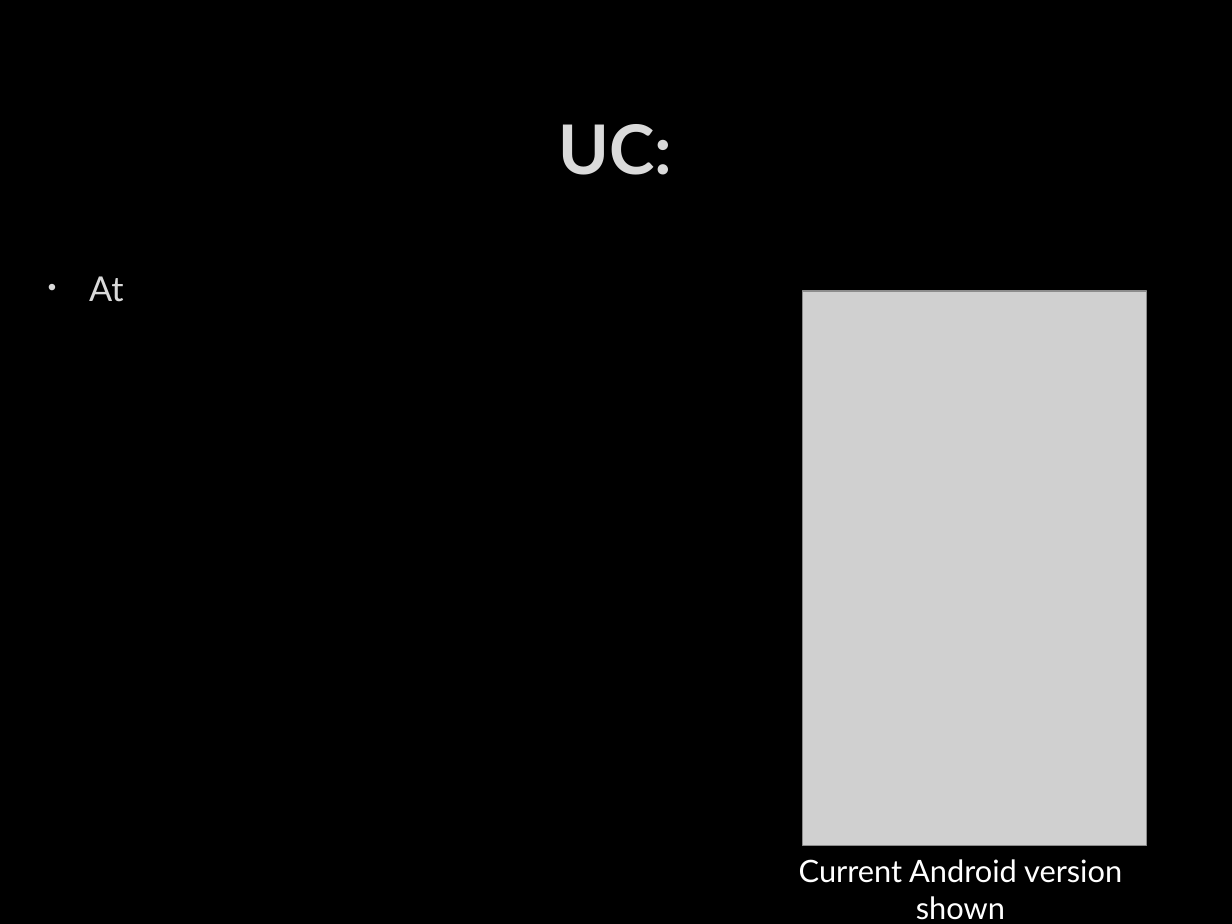
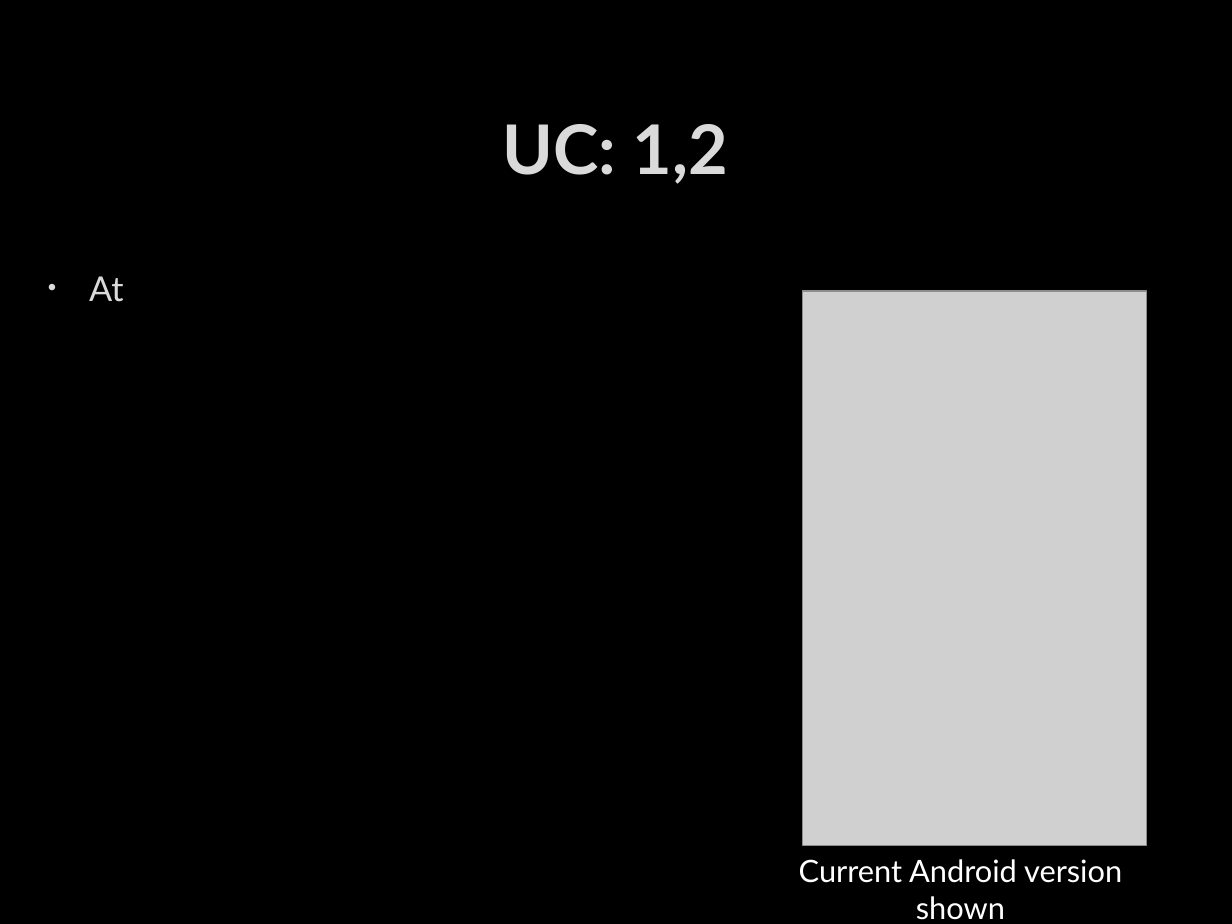
Before and after one commit to ddave2122/Group6, a slide deck: slide 6 of MobAppFinalPresent.pptx. Drawn at 1232x924 pixels with LibreOffice and Linux fonts; fonts in the diff are those of the drawing; grey boxes stand for pictures; background and template pictures are left out. Boxes give left, top, right and bottom in pixels: in the first picture for what was removed or moved away, otherwise in the second. Text is boxed around its words. In the diff, an @@ line names an element or a change of style, - is before the commit and + after.

```diff
--- a/MobAppFinalPresent.pptx
+++ b/MobAppFinalPresent.pptx
@@ title at (x1=502, y1=124, x2=728, y2=184): text changed @@
-UC:
+UC: 1,2
```
Also in this commit, not shown: 29 other files.
